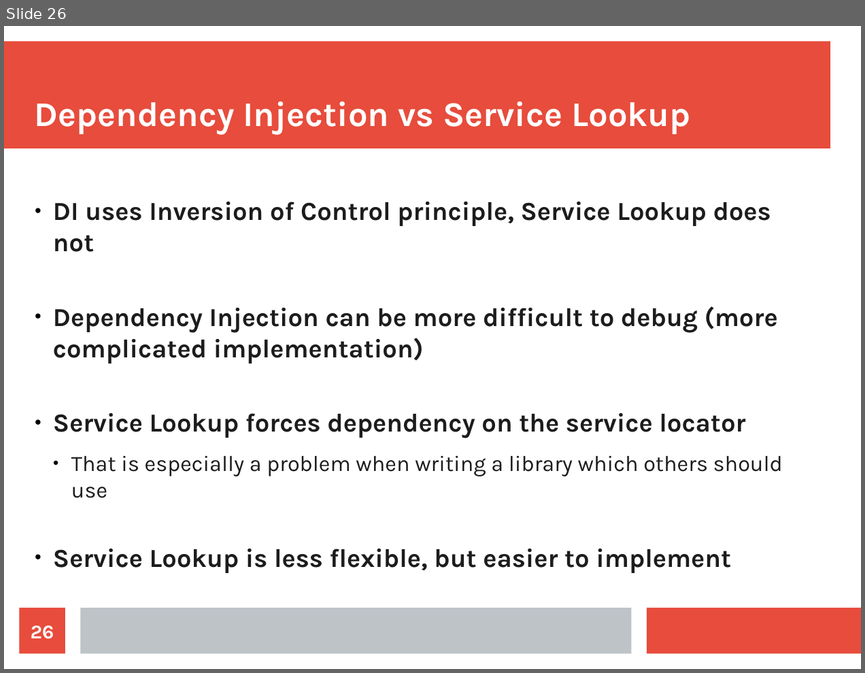
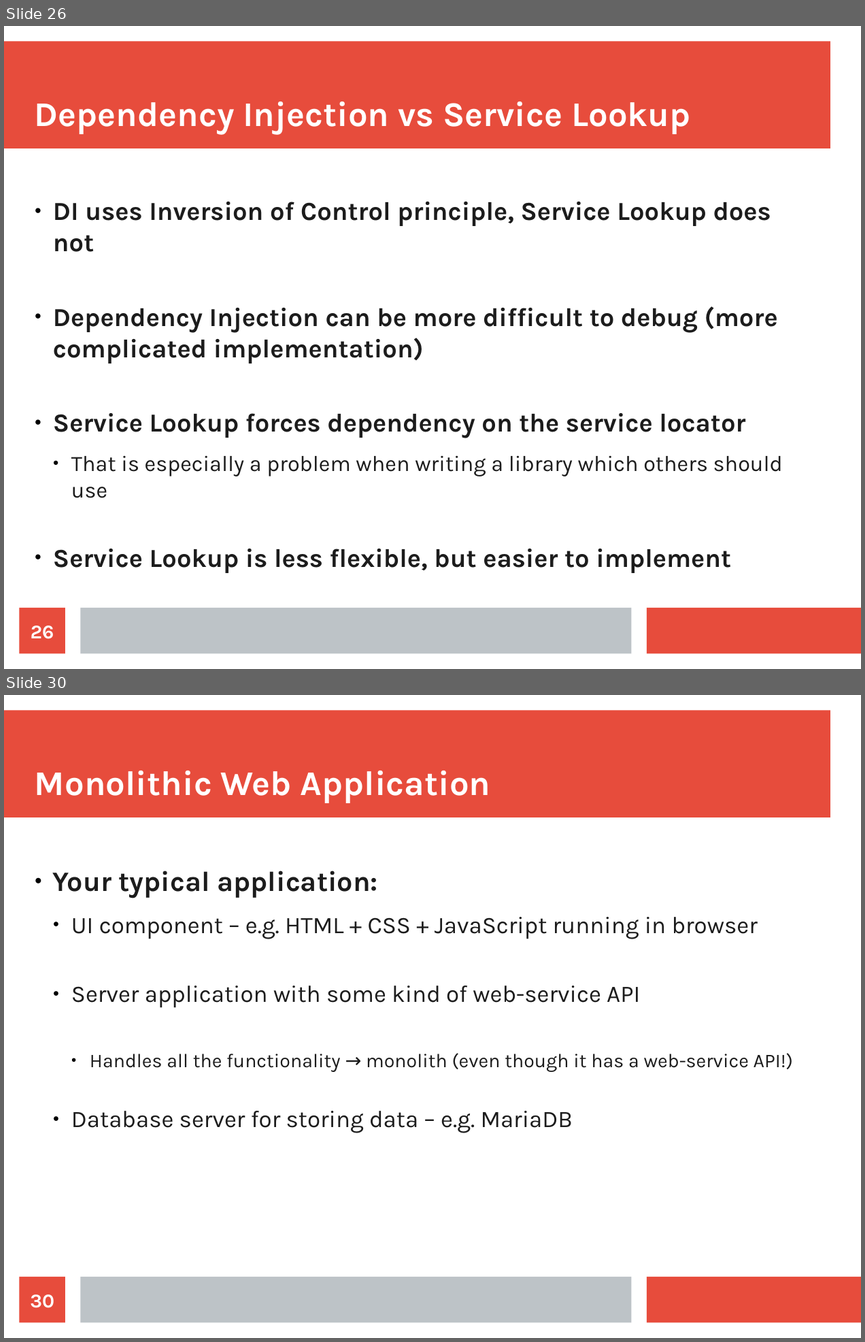
Before and after one commit to maxotta/pia-labs, a slide deck: lectures/architecture/architecture.odp. Shown one above the other, each under a label of ours: slide 26 before the commit, slides 26 and 30 after it; the slides between them are not shown. The pictures are 865x673 and 865x1342 pixels, drawn with LibreOffice and Linux fonts; fonts in the diff are those of the drawing. Boxes give left, top, right and bottom in pixels: in the first picture for what was removed or moved away, otherwise in the second. Text is boxed around its words. In the diff, an @@ line names an element or a change of style, - is before the commit and + after.

```diff
--- a/lectures/architecture/architecture.odp
+++ b/lectures/architecture/architecture.odp
@@ slide 30 added at <box>4,695,861,1338</box>, background #FFFFFF; not listed: 3 template elements that a slide beside it also shows @@
@@ title added at <box>35,770,491,803</box>, 32 pt, text #FFFFFF, bold @@
+Monolithic Web Application
@@ text added at <box>53,870,793,1133</box>, 22 pt, text #1C1C1C @@
+● Your typical application:
+  ● UI component – e.g. HTML + CSS + JavaScript running in browser
+  ● Server application with some kind of web-service API
+    ● Handles all the functionality → monolith (even though it has a web-service API!)
+  ● Database server for storing data – e.g. MariaDB
@@ page number added at <box>20,1276,65,1323</box>, fill #E74C3C, 18 pt, text #FFFFFF, bold @@
+30
```
Also in this commit, not shown: 4 slides changed, 50 other slides added, 10 slides removed, 6 other files.
